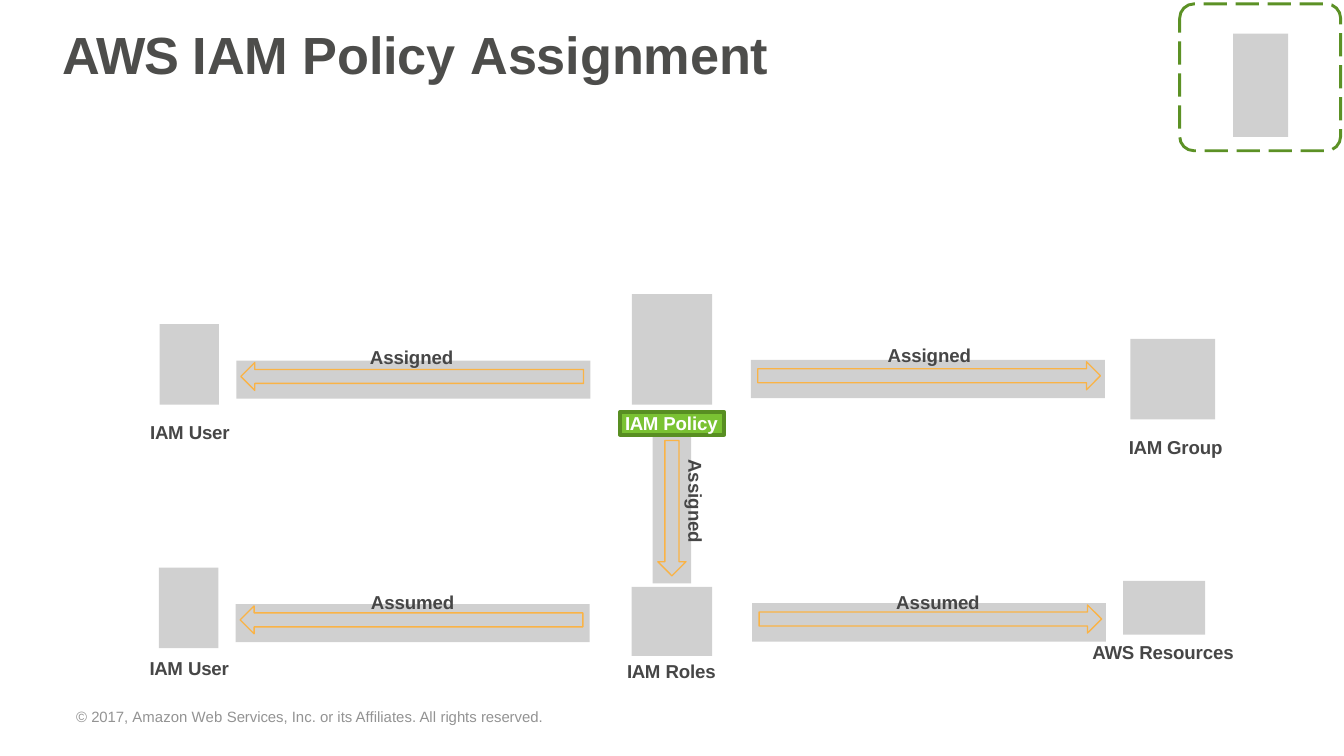
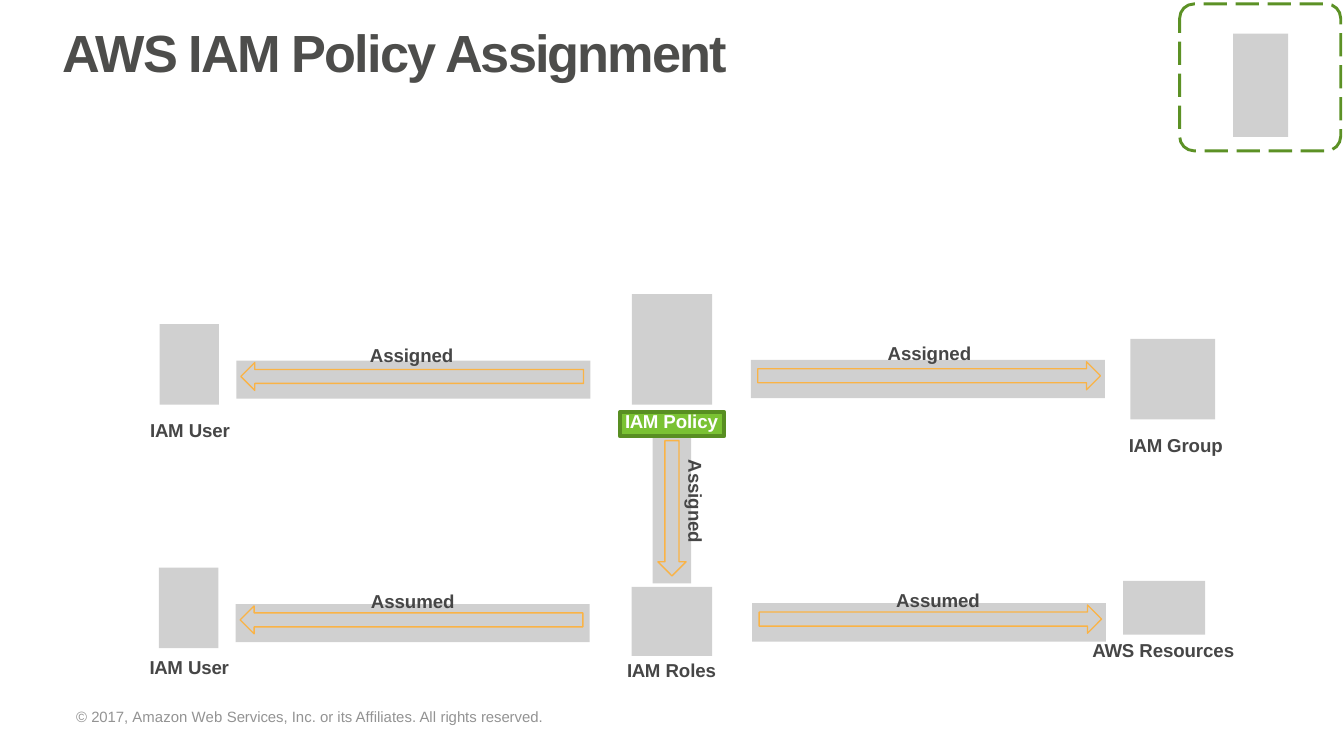
Before and after one commit to prkatta/dotraining, a slide deck: slide 77 of Session-18/AWS_Fundamentals.pptx (slide 78 before the commit). Drawn at 1344x756 pixels with LibreOffice and Linux fonts; fonts in the diff are those of the drawing; grey boxes stand for pictures; background and template pictures are left out. Boxes give left, top, right and bottom in pixels: in the first picture for what was removed or moved away, otherwise in the second. Text is boxed around its words. In the diff, an @@ line names an element or a change of style, - is before the commit and + after.

```diff
--- a/Session-18/AWS_Fundamentals.pptx
+++ b/Session-18/AWS_Fundamentals.pptx
@@ title "AWS IAM Policy Assignment" at (x1=63, y1=34, x2=727, y2=82): letter spacing -0.6 to -1 pt in "AWS"; letter spacing -0.1 to -1 pt in "IAM Policy Assignment"; indent changed @@
@@ text "Assigned" at (x1=370, y1=348, x2=454, y2=366): letter spacing -0.1 to 0 pt in "Assigned"; indent changed @@
@@ text "Assigned" at (x1=888, y1=346, x2=972, y2=364): letter spacing -0.1 to 0 pt in "Assigned"; indent changed @@
@@ freeform shape at (x1=241, y1=363, x2=583, y2=391): outline redrawn @@
@@ text "IAM User" at (x1=150, y1=424, x2=230, y2=437): indent changed @@
@@ rectangle "IAM Policy" at (x1=620, y1=413, x2=724, y2=437): letter spacing -0.1 to 0 pt in "Policy"; indent changed; line spacing 11.8pt to 11pt @@
@@ text "IAM Group" at (x1=1129, y1=439, x2=1223, y2=456): letter spacing -0.1 to 0 pt in "Group"; indent changed @@
@@ text "Assumed" at (x1=896, y1=593, x2=980, y2=612): letter spacing -0.1 to 0 pt in "Assumed"; indent changed @@
@@ text "AWS Resources" at (x1=1092, y1=644, x2=1234, y2=657): letter spacing -0.1 to 0 pt in "Resources"; indent changed @@
```
Also in this commit, not shown: 120 other slides changed, 9 slides removed.
